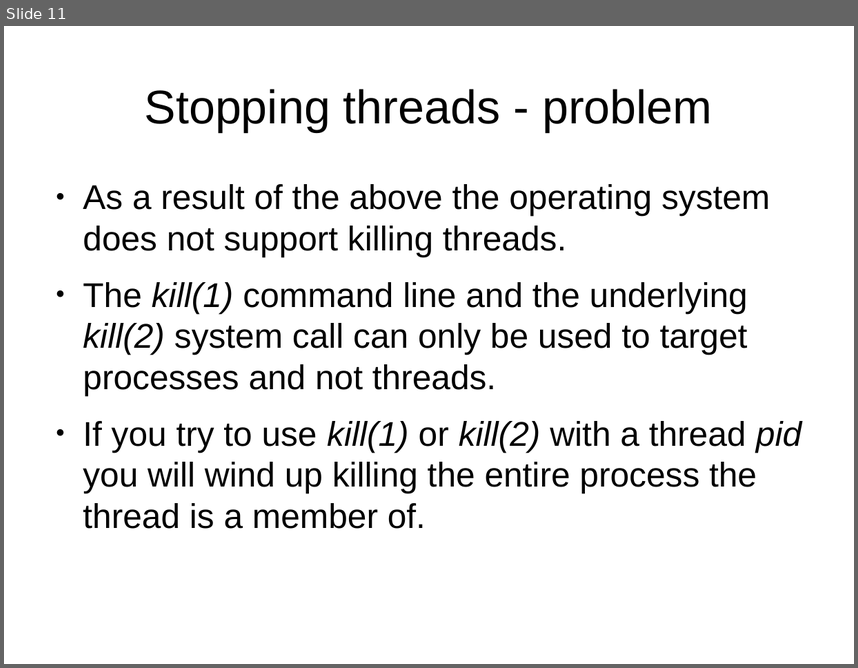
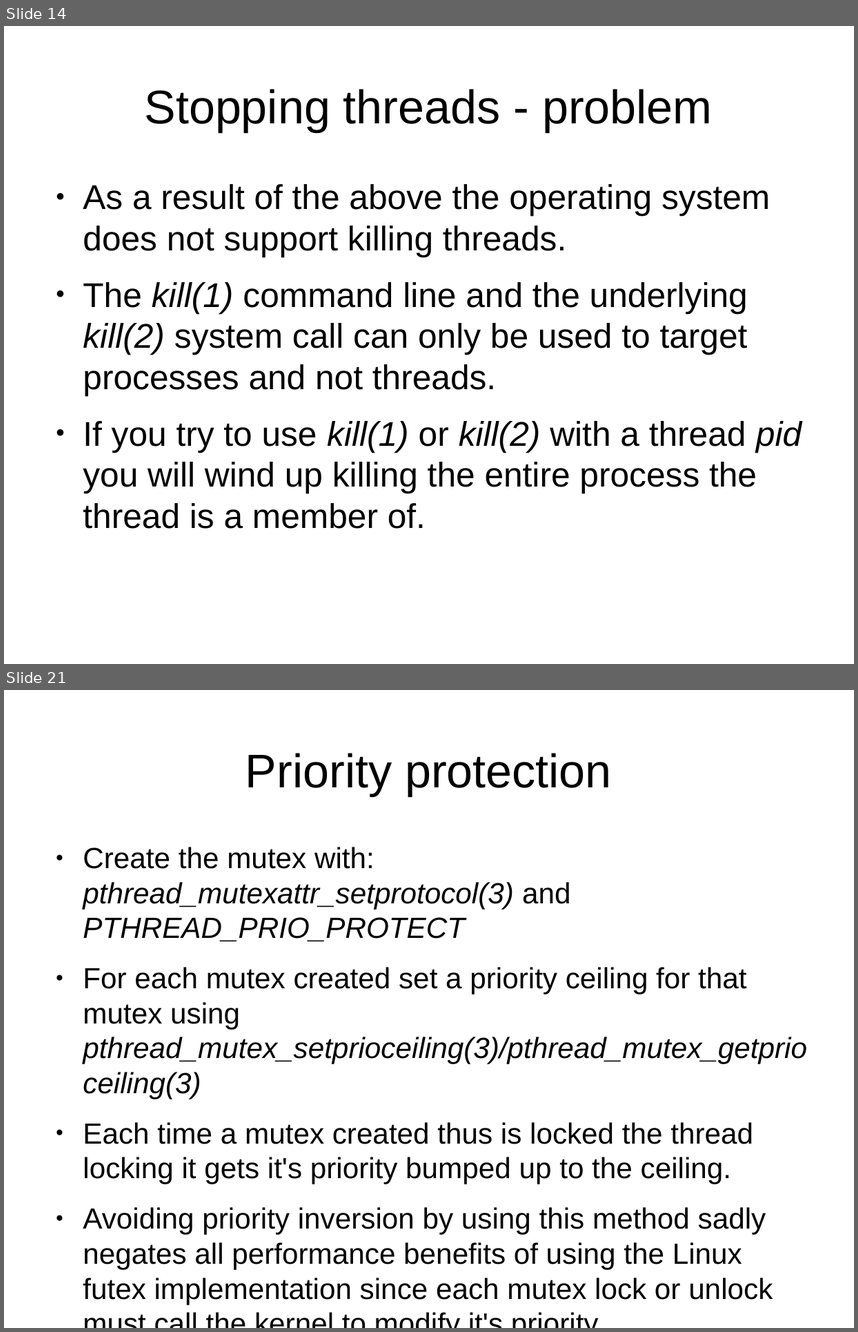
Before and after one commit to kalmuthu/slides, a slide deck: odp/pthreads_linux.odp. Shown one above the other, each under a label of ours: slide 11 before the commit, slides 14 and 21 after it; the slides between them are not shown. The pictures are 858x668 and 858x1332 pixels, drawn with LibreOffice and Linux fonts; fonts in the diff are those of the drawing. Boxes give left, top, right and bottom in pixels: in the first picture for what was removed or moved away, otherwise in the second. Text is boxed around its words. In the diff, an @@ line names an element or a change of style, - is before the commit and + after.

Commit message:
more slides about pthreads and linux

```diff
--- a/odp/pthreads_linux.odp
+++ b/odp/pthreads_linux.odp
@@ slide 21 added at [4,690,854,1328], background #FFFFFF @@
@@ title added at [245,753,612,796], 44 pt, text #000000 @@
+Priority protection
@@ text added at [83,847,807,1304], 27.2 pt, text #000000 @@
+● Create the mutex with: pthread_mutexattr_setprotocol(3) and PTHREAD_PRIO_PROTECT
+● For each mutex created set a priority ceiling for that mutex using pthread_mutex_setprioceiling(3)/pthread_mutex_getprioceiling(3)
+● Each time a mutex created thus is locked the thread locking it gets it's priority bumped up to the ceiling.
+● Avoiding priority inversion by using this method sadly negates all performance benefits of using the Linux futex implementation since each mutex lock or unlock must call the kernel to modify it's priority.
@@ what was slide 11 is now slide 14 @@
```
Also in this commit, not shown: 10 other slides added.
